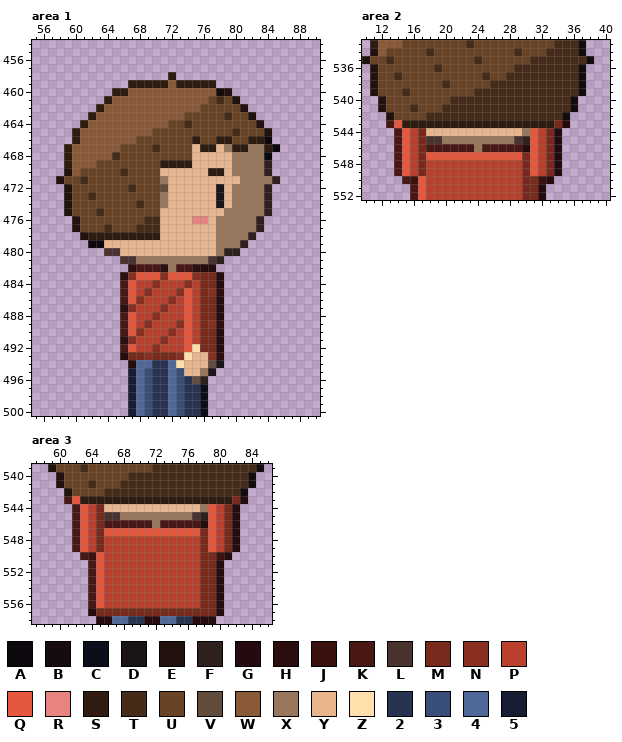
File history of a pixel-art file, hollow-acre/2d/tools/px/ase/farmer.ase. Above: the version before the commit.
432x1600 pixels, 1 frame. Colours within 5 levels of each other are drawn and written as one. Shown: area 1: x 55..90, y 454..500; area 2: x 10..40, y 533..552; area 3: x 57..86, y 539..558. The commit also changed other parts of the picture, which this record leaves out.
Palette (. is transparent): A #0c080e  B #160c0e  C #0c0e1b  D #1a1418  E #21120e  F #30211f  G #260b0e  H #2c0d0e  J #3a110e  K #491815  L #4a322f  M #792a1d  N #8a3021  P #b8402c  Q #e5583e  R #e88480  S #2d1c0f  T #462c18  U #6a4224  V #614c3b  W #895a35  X #99775c  Y #e8b48c  Z #ffe0ac  2 #263351  3 #3a4e7a  4 #506897  5 #191d33
Pixels before, area 1, first column x 58:
458 ..............S.............
459 .........SSSSSWSSSSS........
460 .......SSWWWWWWWWWWWBE......
461 ......SWWWWWWWWWWWWUTUE.....
462 .....SWWWWWWWWWWWWUUUUUE....
463 ....SWWWWWWWWWWWUUUUUTUUE...
464 ...SWWWWWWWWWWUUTUUUUUUUUE..
465 ..SWWWWWWWWWUUUUUUUUUUTUUUE.
466 ..SWWWWWWWUUUUUUUSUUSSUUSSA.
467 .SWWWWWWUUUUTUUUUYSSYXSSXXSA
468 .SWWWWWTUUUUUUUUUYYYYYXXXXA.
469 .SWWWUUUUUUUUSSSSYYYYYXXXXF.
470 .EWUUUUUTUUUUYYYYYYSSYXXXXF.
471 EUUTUUUUUUUUUXYYYYYYYYYXXXXF
472 .EUUUUUUUTUUUVYYYYYYDYXXXXF.
473 .EUUTUUUUUUUUXYYYYYYDYXXXXF.
474 .EUUUUUUUUTUUXYYYYYYDYXXXXF.
475 .EUUUTUUUUUUUYYYYYYYYXXXXXF.
476 ..EUUUUUUUUTTYYYYRRYXXXXXF..
477 ..EUUUTUUUTTTYYYYYYYXXXXXF..
478 ...ESSSSSSSSSYYYYYYYXXXXF...
479 ....AAYYYYYYYYYYYYYYXXXF....
480 ......LLYYYYYYYYYYYYXFF.....
481 ........LLXXXXXXXXXLF.......
482 .........HKKKHXKKHGG........
483 ........HNQQQNQQQNMMG.......
484 ........KQPPNPPPNPMMG.......
485 ........KQPNPPPNQPMNH.......
486 ........KQNPPPNPQPMMG.......
487 ........HNPPPNPPQPMMG.......
488 ........KQPPNPPPQPMMG.......
489 ........KQPNPPPNQPMNH.......
490 ........KQNPPPNPQPMMG.......
491 ........HNPPPNPPQPMMG.......
492 ........KQPPNPPPQZMMG.......
493 ........GMMNMMMNZYYNH.......
494 .........G44224ZYYYVD.......
495 .........5432243YYXD........
496 .........54322432VF.........
497 .........543224322C.........
498 .........543224322C.........
499 .........543224322C.........
500 .........543224322C.........
Pixels before, area 2, first column x 10:
533 .SWWWUUUUUUUUTUUUUUUUUUUTTTB.
534 .EWUUUUUTUUUUUUUUUUTUUUTTTTB.
535 EUUTUUUUUUUUUUTUUUUUUTTTTTTTB
536 .EUUUUUUUTUUUUUUUUUTTTTTTTTB.
537 .EUUTUUUUUUUUUUTUUTTTTTTTTTB.
538 .EUUUUUUUUTUUUUUTTTTTTTTTTTB.
539 .EUUUTUUUUUUUUTTTTTTTTTTTTTB.
540 ..EUUUUUUUUTTTTTTTTTTTTTTTB..
541 ..EUUUTUUUTTTTTTTTTTTTTTTTB..
542 ...EUUUUTTTTTTTTTTTTTTTTTB...
543 ...KQSSSSSSSSSSSSSSSSSSSMG...
544 ....KQPMYYYYYYYYYYYYXQPMG....
545 ....KQPMLLXXXXXXXXXLFQPMG....
546 ....KQPMKKKKKKXKKKKKGQPMG....
547 ....KQPMQQQQQQQQQQQQMQPMG....
548 ....KQPMPPPPPPPPPPPPMQPMG....
549 ....KQPMPPPPPPPPPPPPMQPMG....
550 .....KJQPPPPPPPPPPPPMMJG.....
551 ......KQPPPPPPPPPPPPMMG......
552 ......KQPPPPPPPPPPPPMMG......
Pixels before, area 3, first column x 59:
539 EUUUTUUUUUUUUTTTTTTTTTTTTTB
540 .EUUUUUUUUTTTTTTTTTTTTTTTB.
541 .EUUUTUUUTTTTTTTTTTTTTTTTB.
542 ..EUUUUTTTTTTTTTTTTTTTTTB..
543 ..KQSSSSSSSSSSSSSSSSSSSMG..
544 ...KQPMYYYYYYYYYYYYXQPMG...
545 ...KQPMLLXXXXXXXXXLFQPMG...
546 ...KQPMKKKKKKXKKKKKGQPMG...
547 ...KQPMQQQQQQQQQQQQMQPMG...
548 ...KQPMPPPPPPPPPPPPMQPMG...
549 ...KQPMPPPPPPPPPPPPMQPMG...
550 ....KJQPPPPPPPPPPPPMMJG....
551 .....KQPPPPPPPPPPPPMMG.....
552 .....KQPPPPPPPPPPPPMMG.....
553 .....KQPPPPPPPPPPPPMMG.....
554 .....KQPPPPPPPPPPPPMMG.....
555 .....KQPPPPPPPPPPPPMMG.....
556 .....KQPPPPPPPPPPPPMMG.....
557 .....GMMMMMMMMMMMMMMMG.....
558 ......GG4422GG4422GGG......
Now the later version:
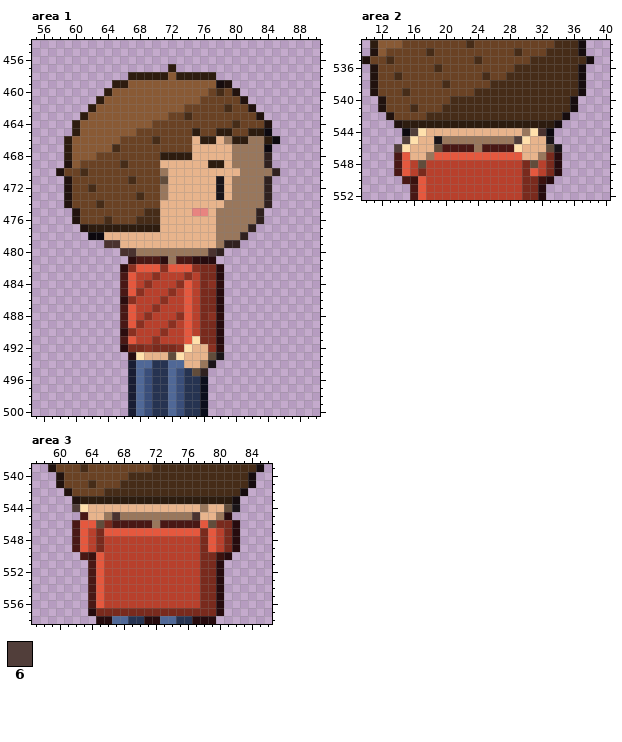
Colours new in this view: 6 #513e3a
The exact change:
Changed rows in their new state; - is an unchanged pixel.
Area 1, layer "sheet":
first column x 58:
457 --------------S-------------
458 ---------SSSSSWSSSSS--------
459 -------SSWWWWW-WWWWWBE------
460 ------SWW----------UTUE-----
461 -----SW-----------U-U-UE----
462 ----SW----------UU---T-UE---
463 ---SW---------UUT----U--UE--
464 --SW--------UU--U-----T--UE-
465 ----------UU-----S--SSU-SSA-
466 -SW-----UU--T----YSSYXSSXXSA
467 -------T----U-----YY-YXX--A.
468 -----UUU-----SSSS---------F-
469 -E-UU---T----YYYY--SS-------
470 EUUT----U----X-----YY-Y---XF
471 .E-U-----T---V------D-X---F.
472 ----T----U---X--------------
473 ----U-----T-----------------
474 -----T----U--Y------YX------
475 -.E--U-----TT----RR-X----F.-
476 ------T---T------YY---------
477 --.ESSSSSSSSS-----------F.--
478 ---.AAYYYYYYY----------F.---
479 ----..LL-------------FF.----
480 ------..LLXXXXXXXXXLF..-----
481 --------.HKKKH-KKHGG.-------
482 --------HNQQQNQQQNMMG-------
483 --------KQPPNPPPNP----------
484 -----------NP--NQ--NH-------
485 ----------NP--NP---MG-------
486 --------HNP--NP-------------
487 --------KQ--NP--------------
488 -----------NP--N---NH-------
489 ----------NP--NP---MG-------
490 --------HNP--NP-------------
491 --------KQ--NP---Z----------
492 --------GMMNMMMNZYYNH-------
493 --------.GZYYYVZY--VD-------
494 ---------5-----4--XD.-------
495 ----------------2VF.--------
496 -----------------2C---------
Area 2, layer "sheet":
first column x 13:
543 .E-------------------B.
544 -.A6Z-------------ZLA.-
545 -.6ZYYD---------6ZYYD.-
546 -6ZYYYV---------ZYYYVD-
547 ---YYX-----------YYX---
548 ----V-------------V----
Area 3, layer "sheet":
first column x 61:
543 .E-------------------B.
544 -6ZYY-------------YYVD-
545 -.KYYX-----------YYXG.-
546 ---QVM-----------QVM---
Pixel boxes of the changes (left, top, right, bottom) in both pictures:
changed: (56, 64, 280, 384)
changed: (386, 120, 442, 168)
changed: (514, 120, 570, 168)
changed: (64, 496, 112, 528)
changed: (200, 496, 248, 528)
